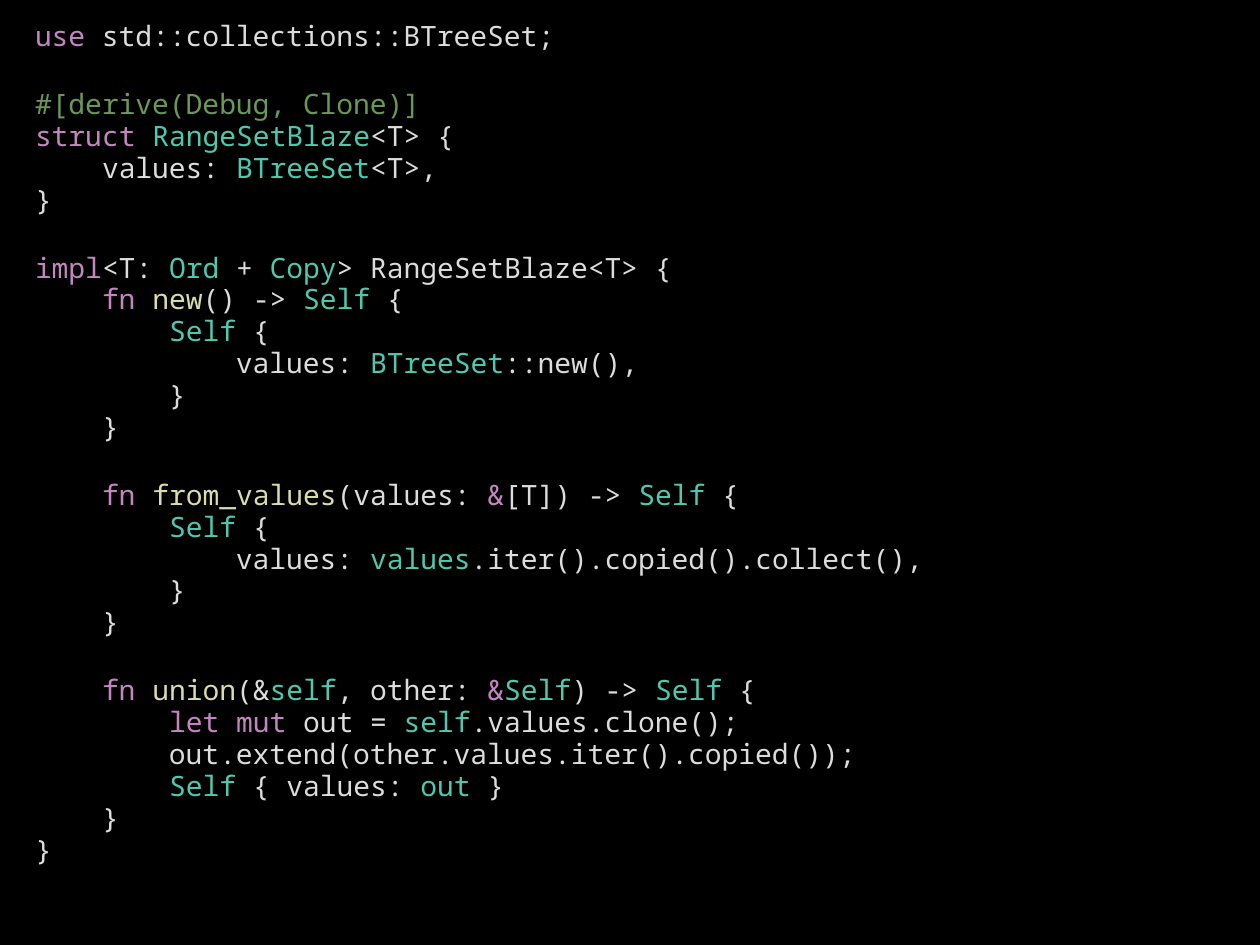
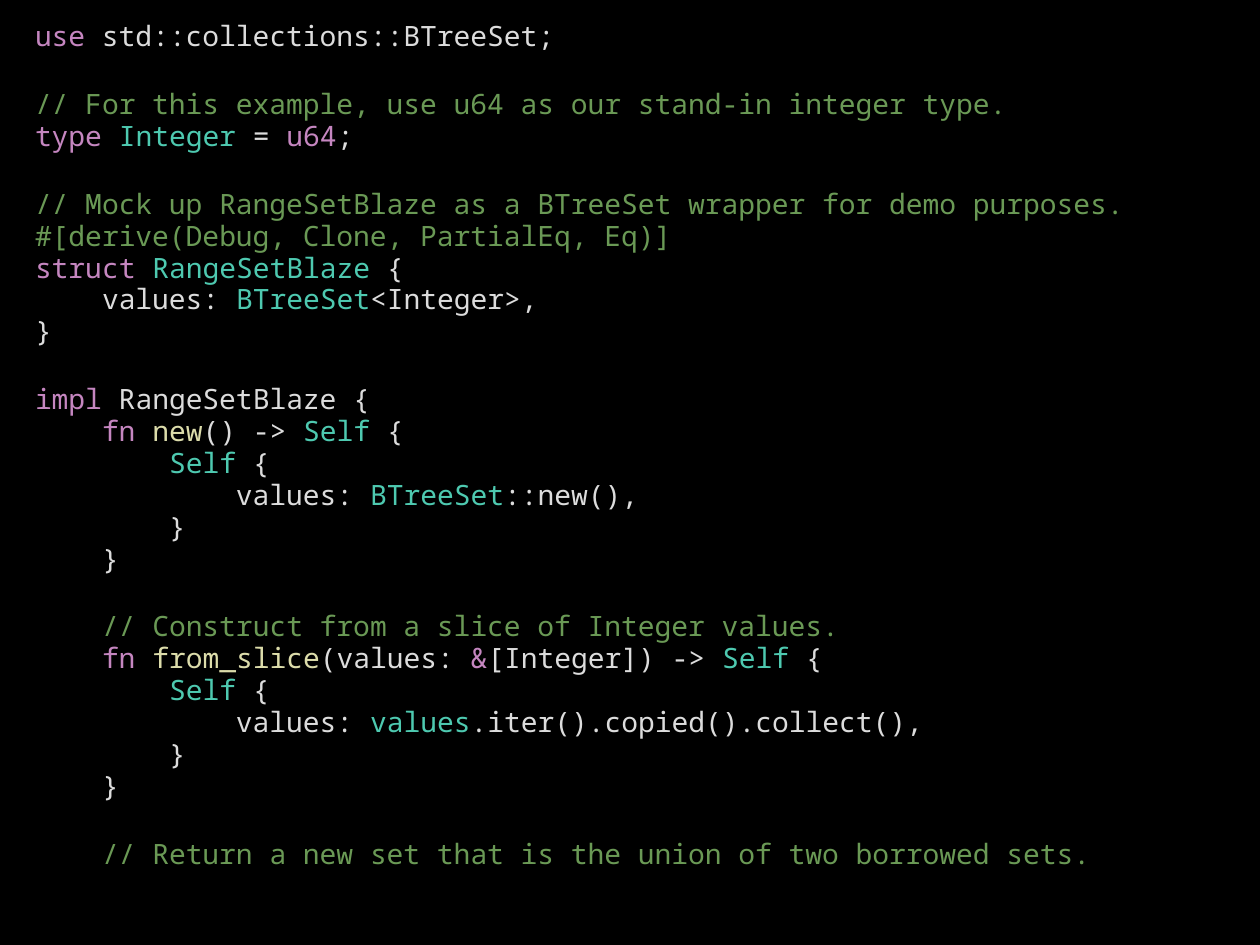
Before and after one commit to CarlKCarlK/inherit, a slide deck: slide 2 of docs/example3_walkthrough.pptx. Drawn at 1260x945 pixels with LibreOffice and Linux fonts; fonts in the diff are those of the drawing. Boxes give left, top, right and bottom in pixels: in the first picture for what was removed or moved away, otherwise in the second. Text is boxed around its words. In the diff, an @@ line names an element or a change of style, - is before the commit and + after.

```diff
--- a/docs/example3_walkthrough.pptx
+++ b/docs/example3_walkthrough.pptx
@@ text at <box>35,93,1124,316</box>: text changed @@
-#[derive(Debug, Clone)]
-struct RangeSetBlaze<T> {
-values: BTreeSet<T>,
+// For this example, use u64 as our stand-in integer type.
+type Integer = u64;
+// Mock up RangeSetBlaze as a BTreeSet wrapper for demo purposes.
+#[derive(Debug, Clone, PartialEq, Eq)]
+struct RangeSetBlaze {
+values: BTreeSet<Integer>,
@@ text at <box>35,387,337,416</box>: text changed @@
-impl<T: Ord + Copy> RangeSetBlaze<T> {
+impl RangeSetBlaze {
@@ text at <box>102,614,839,675</box>: text changed; text colour #DCDCDC to #6A9955 @@
-fn from_values(values: &[T]) -> Self {
+// Construct from a slice of Integer values.
+fn from_slice(values: &[Integer]) -> Self {
@@ text at <box>152,842,1090,864</box>: text changed; text colour #DCDCDC to #6A9955 @@
-fn union(&self, other: &Self) -> Self {
-let mut out = self.values.clone();
-out.extend(other.values.iter().copied());
-Self { values: out }
-}
-}
+// Return a new set that is the union of two borrowed sets.
```
Also in this commit, not shown: 3 other slides changed, 13 other files.
